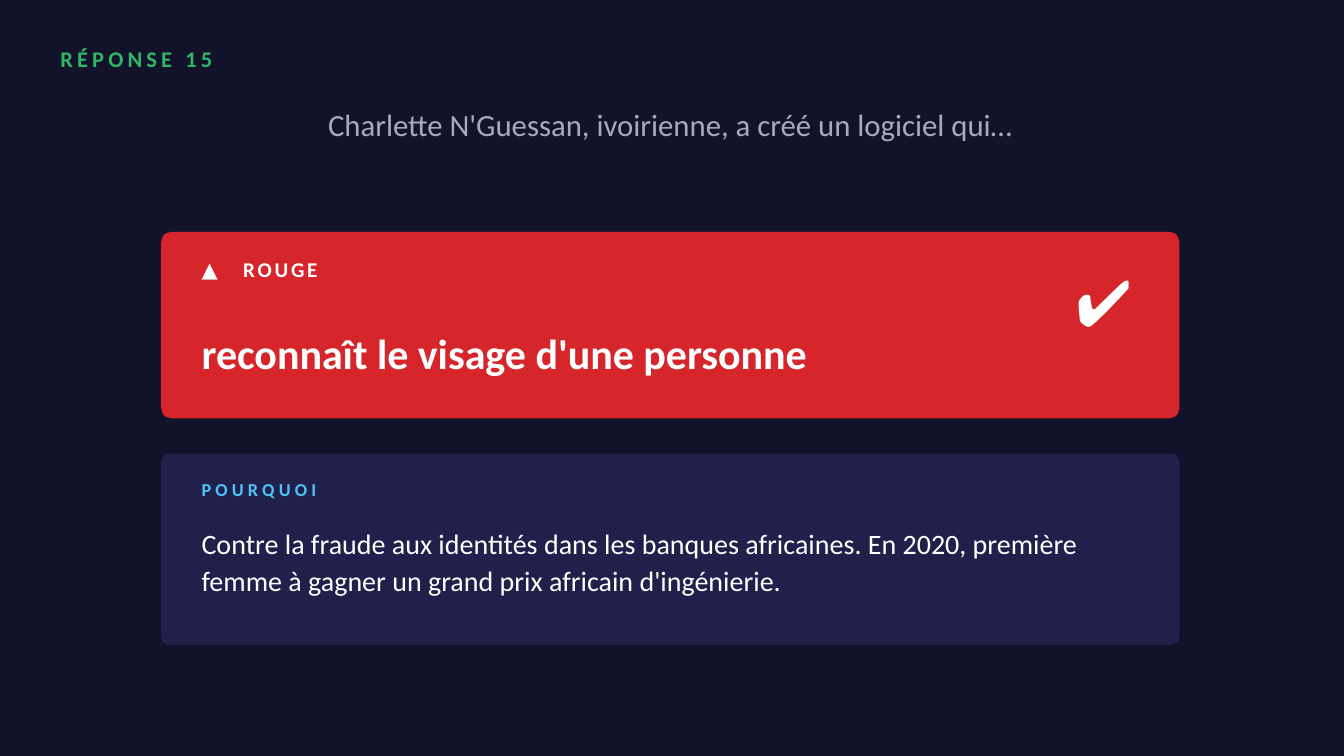
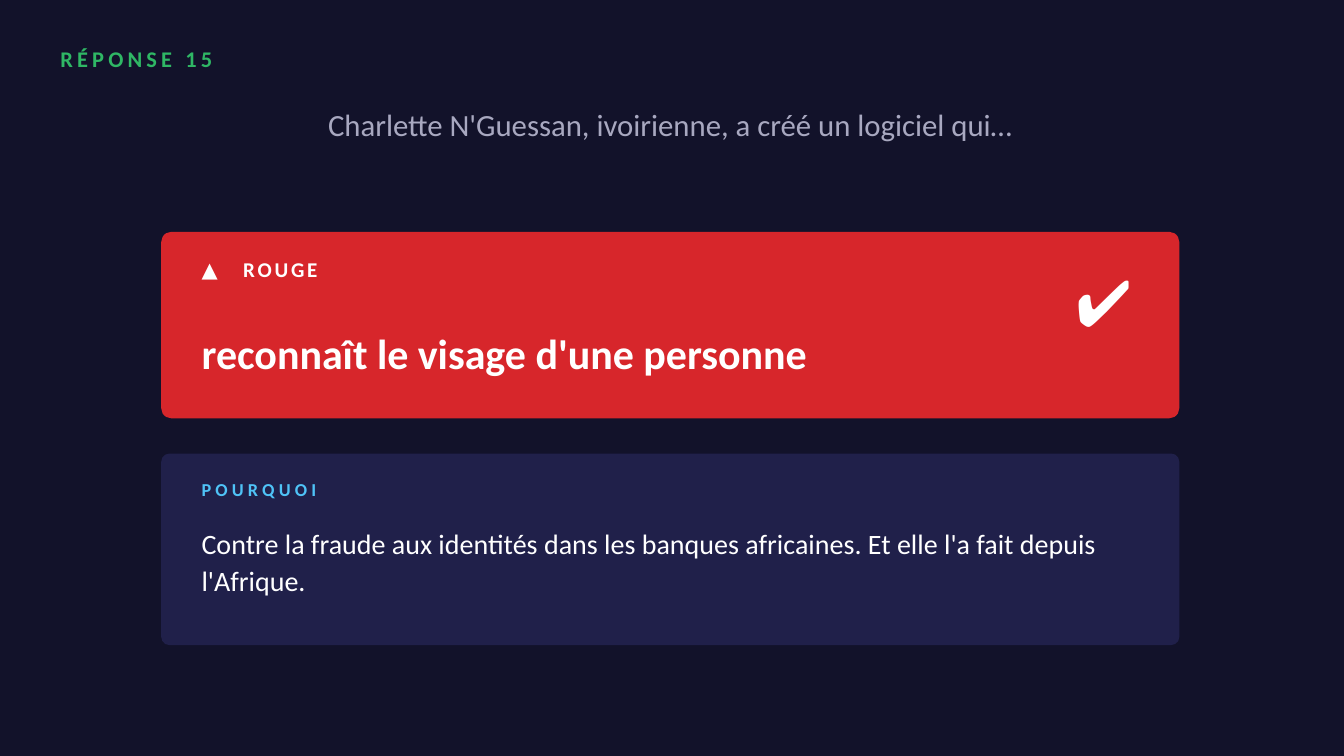
Before and after one commit to koffipierredamien/python-learning, a slide deck: slide 31 of 2-seances/S02-premier-contact/a-projeter/quiz-seance-1.pptx. Drawn at 1344x756 pixels with LibreOffice and Linux fonts; fonts in the diff are those of the drawing. Boxes give left, top, right and bottom in pixels: in the first picture for what was removed or moved away, otherwise in the second. Text is boxed around its words. In the diff, an @@ line names an element or a change of style, - is before the commit and + after.

```diff
--- a/2-seances/S02-premier-contact/a-projeter/quiz-seance-1.pptx
+++ b/2-seances/S02-premier-contact/a-projeter/quiz-seance-1.pptx
@@ text at (x1=202, y1=534, x2=1095, y2=596): text changed @@
-Contre la fraude aux identités dans les banques africaines. En 2020, première femme à gagner un grand prix africain d'ingénierie.
+Contre la fraude aux identités dans les banques africaines. Et elle l'a fait depuis l'Afrique.
```
Also in this commit, not shown: 19 other slides changed, 8 slides added, 8 slides removed, 5 other files.
